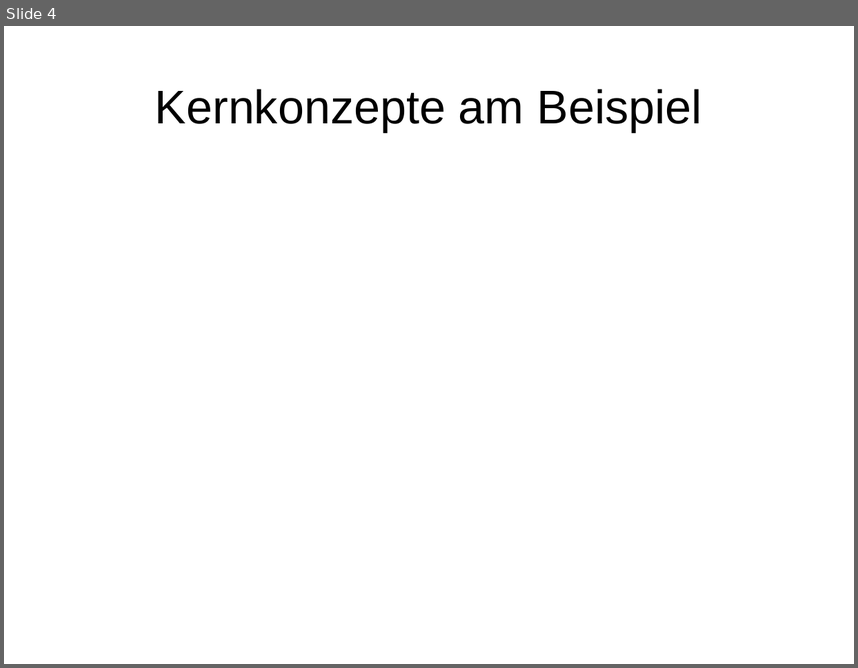
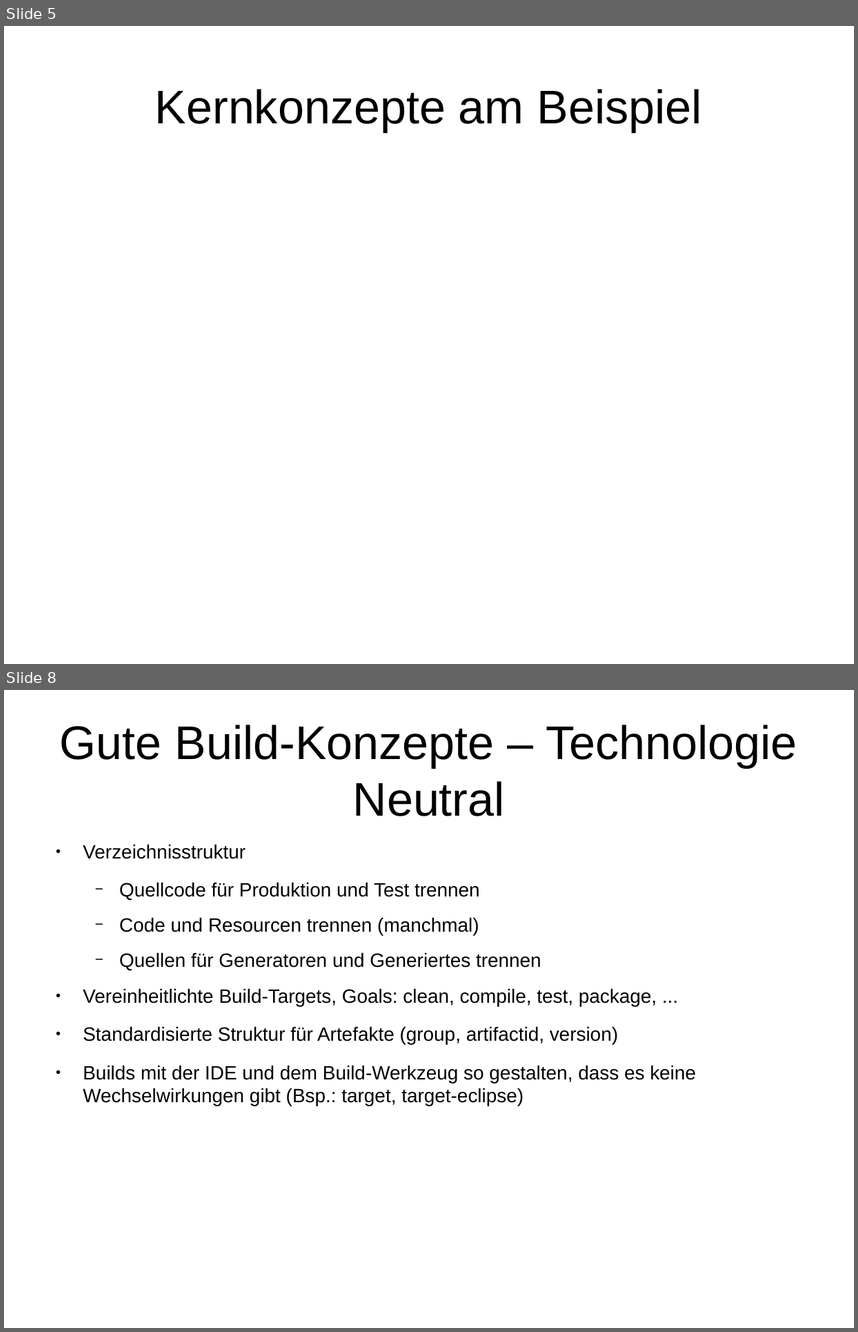
Before and after one commit to herrwieger/experttrainingbuildsystems, a slide deck: praesentationen/maven2.odp. Shown one above the other, each under a label of ours: slide 4 before the commit, slides 5 and 8 after it; the slides between them are not shown. The pictures are 858x668 and 858x1332 pixels, drawn with LibreOffice and Linux fonts; fonts in the diff are those of the drawing. Boxes give left, top, right and bottom in pixels: in the first picture for what was removed or moved away, otherwise in the second. Text is boxed around its words. In the diff, an @@ line names an element or a change of style, - is before the commit and + after.

```diff
--- a/praesentationen/maven2.odp
+++ b/praesentationen/maven2.odp
@@ slide 8 added at (x1=4, y1=690, x2=854, y2=1328), background #FFFFFF @@
@@ title added at (x1=60, y1=724, x2=797, y2=816), 44 pt, text #000000 @@
+Gute Build-Konzepte – Technologie Neutral
@@ text added at (x1=83, y1=844, x2=696, y2=1105), 18 pt, text #000000 @@
+● Verzeichnisstruktur
+  − Quellcode für Produktion und Test trennen
+  − Code und Resourcen trennen (manchmal)
+  − Quellen für Generatoren und Generiertes trennen
+● Vereinheitlichte Build-Targets, Goals: clean, compile, test, package, ...
+● Standardisierte Struktur für Artefakte (group, artifactid, version)
+● Builds mit der IDE und dem Build-Werkzeug so gestalten, dass es keine Wechselwirkungen gibt (Bsp.: target, target-eclipse)
@@ what was slide 4 is now slide 5 @@
```
Also in this commit, not shown: 2 slides changed, 2 other slides added.
